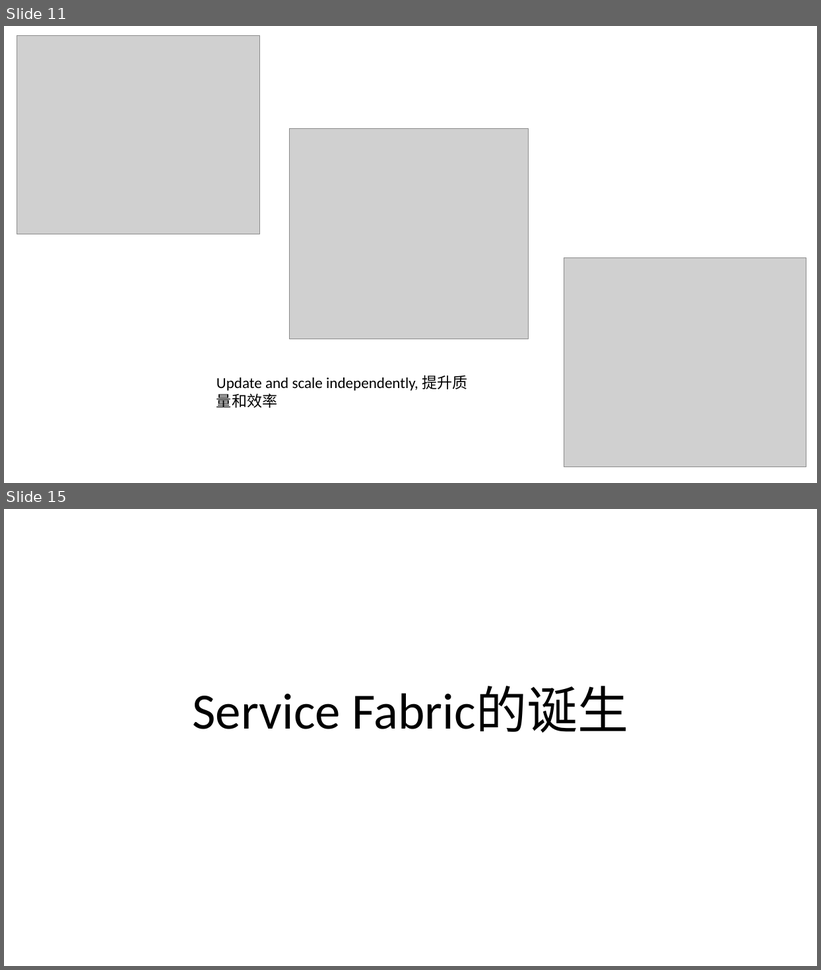
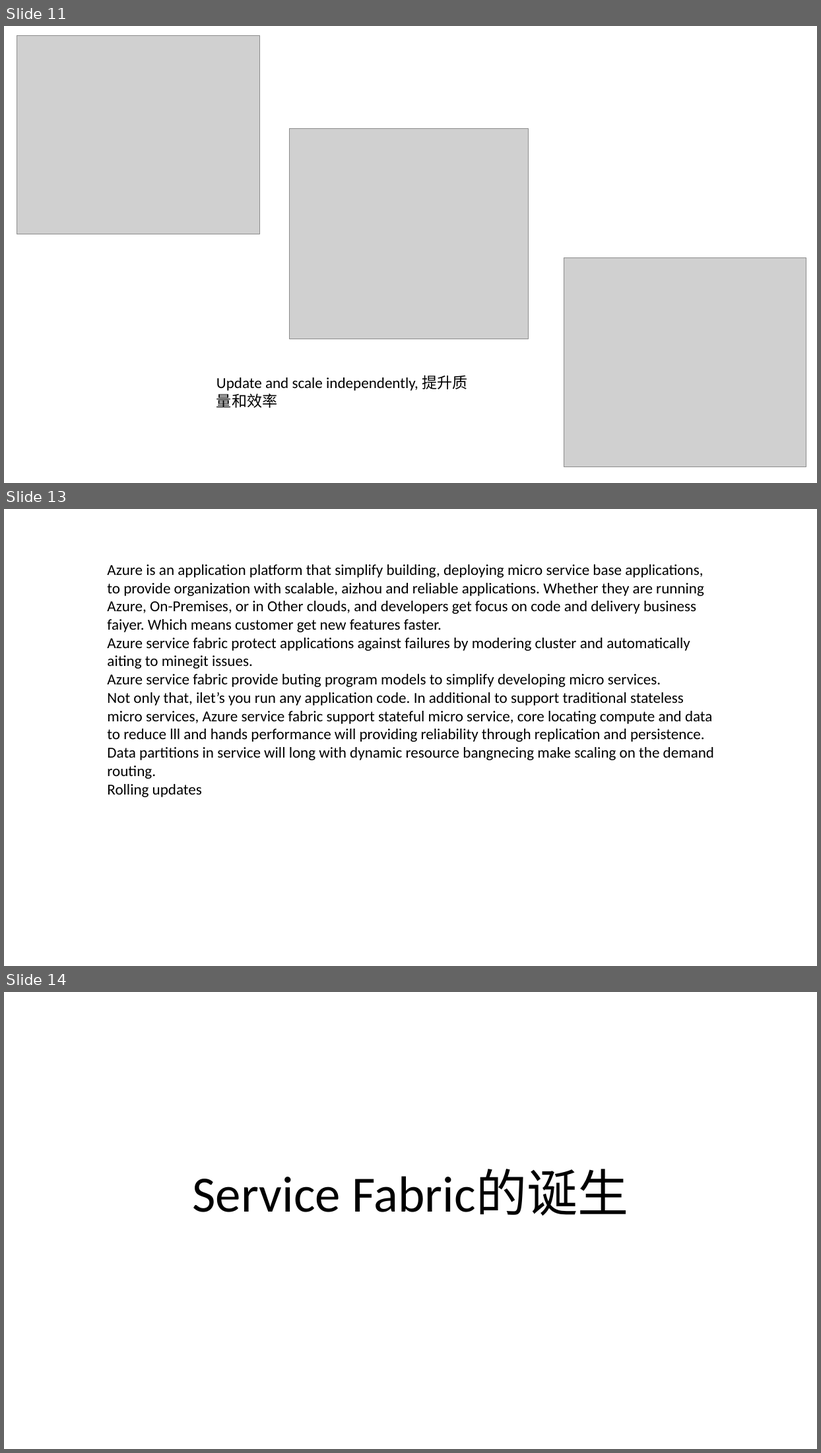
Before and after one commit to FredJiangFei/MyDocuments, a slide deck: 工作/Service Fabric/Service Fabric.pptx. Shown one above the other, each under a label of ours: slides 11 and 15 before the commit, slides 11, 13 and 14 after it; the slides between them are not shown. The pictures are 821x970 and 821x1453 pixels, drawn with LibreOffice and Linux fonts; fonts in the diff are those of the drawing; grey boxes stand for pictures. Boxes give left, top, right and bottom in pixels: in the first picture for what was removed or moved away, otherwise in the second. Text is boxed around its words. In the diff, an @@ line names an element or a change of style, - is before the commit and + after.

```diff
--- a/工作/Service Fabric/Service Fabric.pptx
+++ b/工作/Service Fabric/Service Fabric.pptx
@@ slide 13 added at [4, 509, 817, 966], background #FFFFFF @@
@@ text added at [107, 564, 714, 797], 18 pt, text #000000 @@
+Azure is an application platform that simplify building, deploying micro service base applications, to provide organization with scalable, aizhou and reliable applications. Whether they are running Azure, On-Premises, or in Other clouds, and developers get focus on code and delivery business faiyer. Which means customer get new features faster.
+Azure service fabric protect applications against failures by modering cluster and automatically aiting to minegit issues.
+Azure service fabric provide buting program models to simplify developing micro services.
+Not only that, ilet’s you run any application code. In additional to support traditional stateless micro services, Azure service fabric support stateful micro service, core locating compute and data to reduce lll and hands performance will providing reliability through replication and persistence.
+Data partitions in service will long with dynamic resource bangnecing make scaling on the demand routing.
+Rolling updates
@@ what was slide 15 is now slide 14 @@
```
Also in this commit, not shown: 1 slide changed, 2 other slides added, 2 slides removed.
